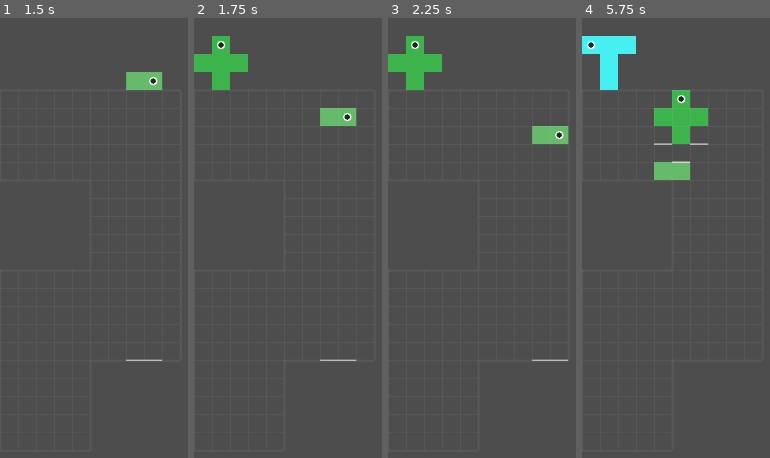
Above: before the commit, frames 1-4 (left to right).
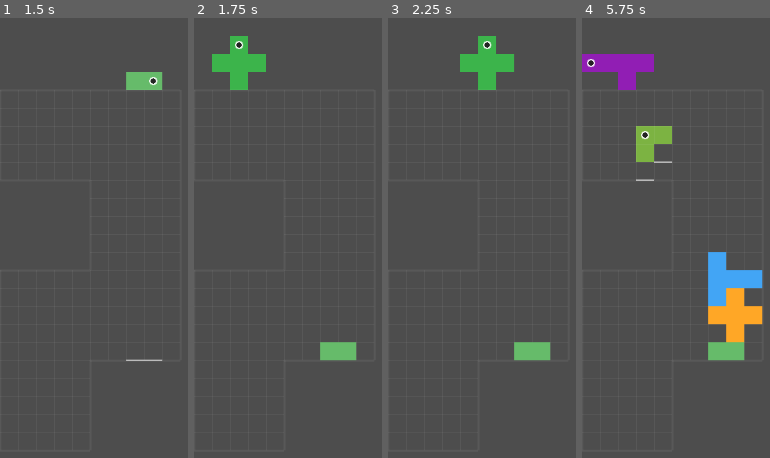
Above: after the commit, the same moments.

Repository: michaellawson96/Polyomino
Game: Godot game, scene res://scenes/Main.tscn
The game is run twice, just before and just after one commit, with the same random seed, the same clock (stepped at 60 frames per second) and the same inputs.
Inputs:
- Up to frame 1 (1.5 s): hold Right (ui_right) 0.53-1.28 s; hold Space (hard_drop) 0.53-1.28 s; hold Down (ui_down) from 1.28 s (still down); tap C (flip_h) at 1.35 s
- Up to frame 2 (1.75 s): keep holding Down (ui_down); tap Space (hard_drop) at 1.55 s
- Up to frame 3 (2.25 s): release Down (ui_down) at 2.03 s; hold Right (ui_right) from 2.03 s (still down); hold Space (hard_drop) from 2.03 s (still down)
- Up to frame 4 (5.75 s): release Space (hard_drop) at 2.78 s; tap V (origin_next) at 2.85 s; tap Space (hard_drop) at 3.05, 3.8, 4.55 s; release Right (ui_right) at 3.53 s; hold Z (rotate_ccw) 3.53-4.28 s; hold Left (ui_left) 3.53-5.03 s; tap X (rotate_cw) at 4.35 s; hold Down (ui_down) from 5.03 s (still down); hold Space (hard_drop) from 5.03 s (still down)

Frame 1 is identical in both runs. In frame 2, 3.9% of the frame differs, in the area x 0-87%, y 4-78%; in frame 3, 5.6%; in frame 4, 12%, in the area x 0-97%, y 4-78%.

Commit message:
PTP6 Step 6.1 - Fixes For Hard Drop

Diff:
--- a/resources/default_game_config.tres
+++ b/resources/default_game_config.tres
@@ -1,14 +1,12 @@
-[gd_resource type="Resource" load_steps=2 format=3]
+[gd_resource type="Resource" script_class="GameConfig" load_steps=2 format=3 uid="uid://c0jd4j3pj1ikh"]
 
 [ext_resource type="Script" path="res://resources/GameConfig.gd" id="1"]
 
 [resource]
-resource_local_to_scene = false
-resource_name = ""
 script = ExtResource("1")
 gravity_cps = 1.0
 soft_drop_mult = 10.0
-hard_drop_enabled = false
+hard_drop_enabled = true
 clear_span_ms = 60
 clear_row_ms = 90
 rubble_jitter_px = 1
--- a/scripts/Board.gd
+++ b/scripts/Board.gd
@@ -454,8 +454,12 @@
 
 
 func _hard_drop_active() -> void:
-	if not _hard_drop_allowed:
-		return
+	if typeof(Settings) != TYPE_NIL and Settings.get_cfg() != null:
+		if not Settings.get_cfg().hard_drop_enabled:
+			return
+	elif not _hard_drop_allowed:
+		return
+
 	if _state != GameState.ACTIVE_CONTROLLED:
 		return
 	var p := _get_active_polyomino()
